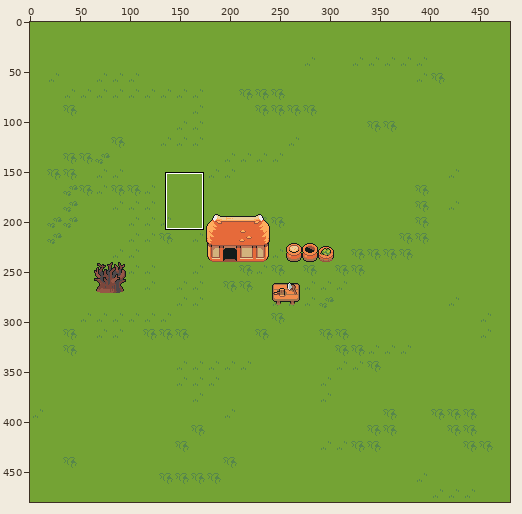
Two states of a sprite sheet, graphics/map/map.png. Above, an overview of the earlier version with the close-up marked.
Close-up. As it was:
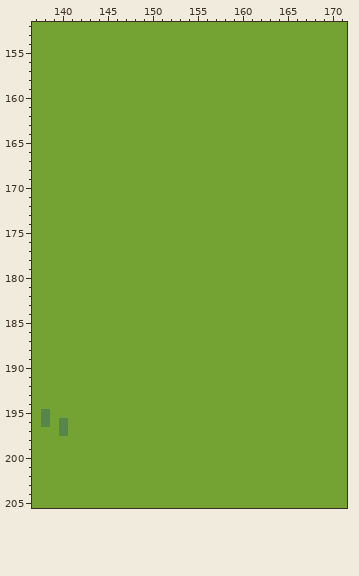
The file is 480x480 pixels. Shown: x 137..171, y 152..205.
After the commit:
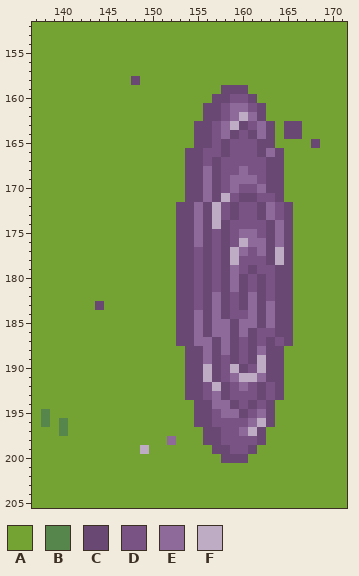
Palette (. is transparent): A #74a334  B #56864c  C #694974  D #785384  E #8e6a9a  F #beabc4
Difference:
Changed rows in their new state; - is an unchanged pixel.
first column x 144:
158 ----C--------------------
159 --------------CCC--------
160 -------------CCDDC-------
161 ------------CCDEEDC------
162 ------------CCDEFEC------
163 -----------CCDEFCDEC-CC--
164 -----------CCDECDCEC-CC--
165 -----------CCDCDDDCC----C
166 ----------CCDDCDDDCEC----
167 ----------CCDCDDDDDCC----
168 ----------CCECDDEDDCC----
169 ----------CCECDEEEDCC----
170 ----------CCECDEDDECC----
171 ----------CCECFDCCDDC----
172 ---------CCECFDCDDCEDC---
173 ---------CCECFDCDDCEDC---
174 ---------CCECFCDDDDCEC---
175 ---------CCECDCDEEDCEC---
176 ---------CCECDCDFEECEC---
177 ---------CCDCDCFEDECFC---
178 ---------CCDCDCFDDDCFC---
179 ---------CCDCDCEDCDDCC---
180 ---------CCDCDCECDCDCC---
181 ---------CCDCDCECDCDCC---
182 ---------CCDCECDCECDCC---
183 C--------CCDCECDCECECC---
184 ---------CCECECDDECECC---
185 ---------CCECEECEECECC---
186 ---------CCECEECECDDCC---
187 ---------CCEECECDCDCDC---
188 ----------CCECECDCECC----
189 ----------CCECDCDCFCC----
190 ----------CCFCDFCDFCC----
191 ----------CCFCDEFFECC----
192 ----------CCDFCDEDCDC----
193 ----------CCDECDDDCDC----
194 -----------CCEECDCDC-----
195 -----------CCDEECDEC-----
196 -----------CCDDDDEFC-----
197 ------------CCDDEFC------
198 --------E---CCDDDDC------
199 -----F-------CCDDC-------
200 --------------CCC--------
